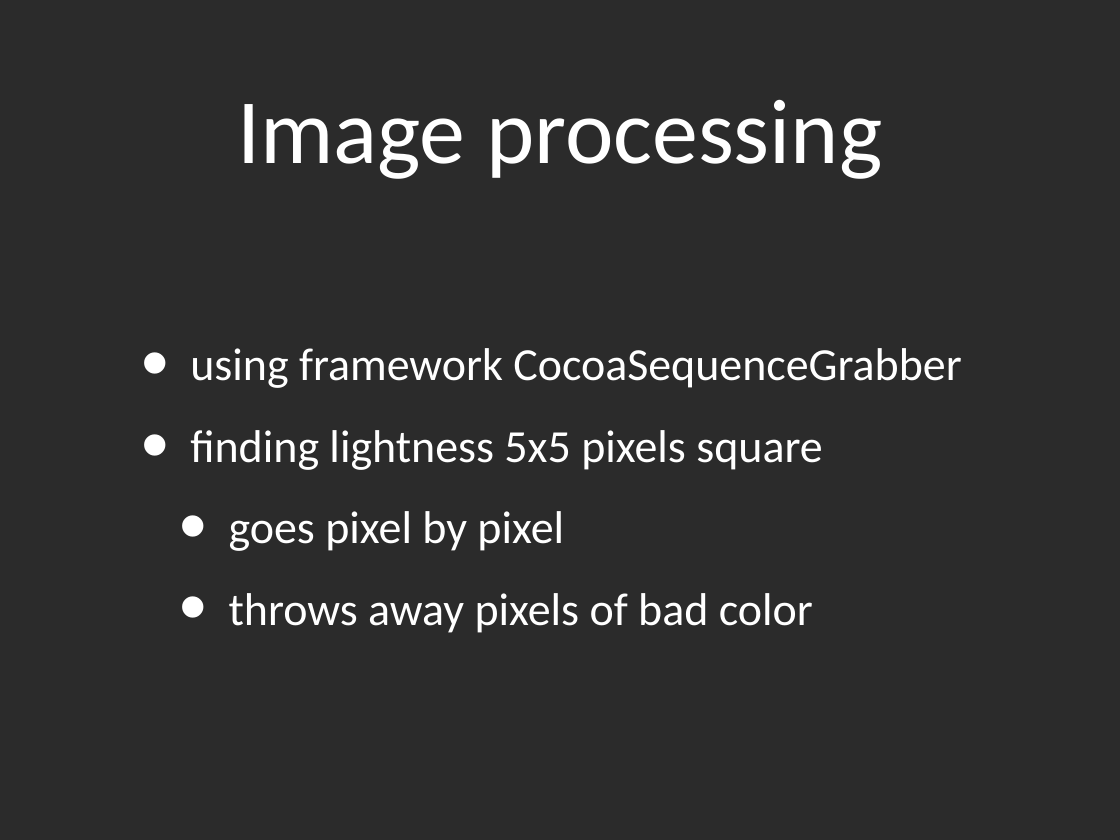
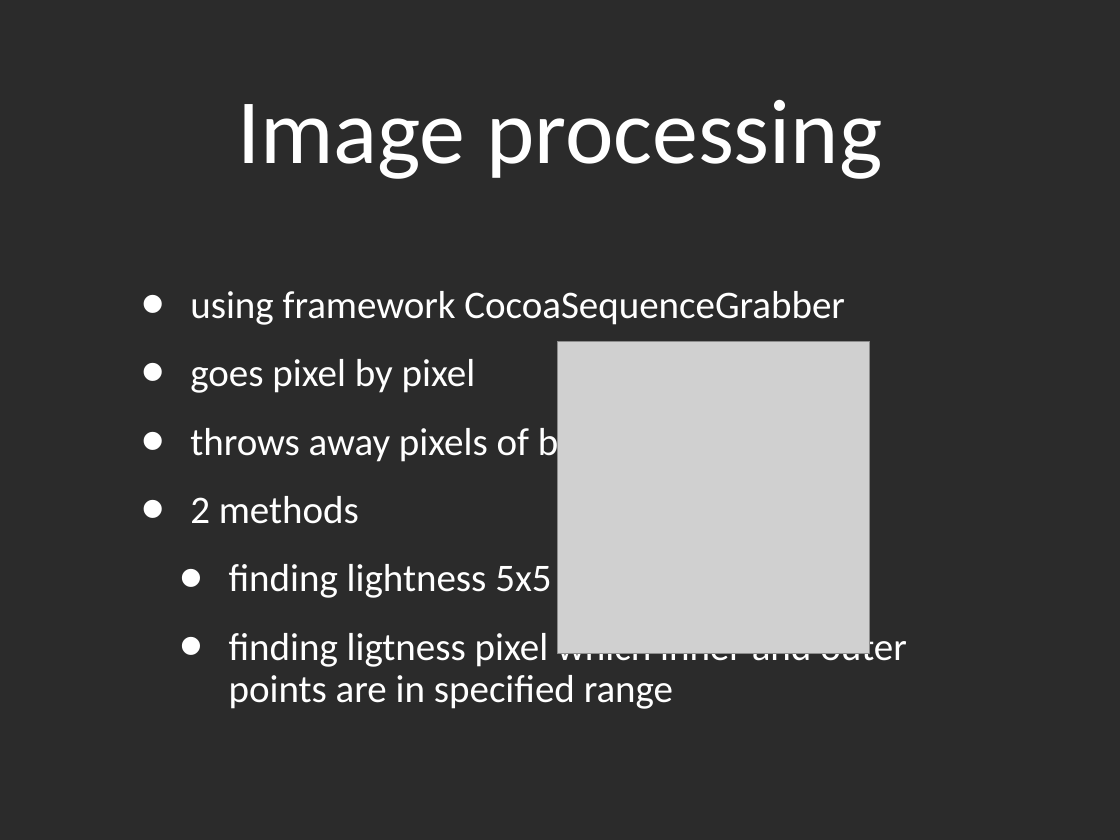
Before and after one commit to xtompok/zpracovaniobrazu, a slide deck: slide 3 of doc/Presentation.ppt. Drawn at 1120x840 pixels with LibreOffice and Linux fonts; fonts in the diff are those of the drawing; grey boxes stand for pictures; background and template pictures are left out; a plain dark background stands for a picture behind light text. Boxes give left, top, right and bottom in pixels: in the first picture for what was removed or moved away, otherwise in the second. Text is boxed around its words. In the diff, an @@ line names an element or a change of style, - is before the commit and + after.

```diff
--- a/doc/Presentation.ppt
+++ b/doc/Presentation.ppt
@@ text at (190,291,845,465): size 42 to 35.7 pt in "using framework CocoaSequenceGrabber", "goes pixel by pixel", "throws away pixels of bad color"; line spacing 1 to 0.9; list level 2 to 1 in "goes pixel by pixel"; list level 2 to 1 in "throws away pixels of bad ..." @@
@@ picture added at (558,341,870,653) @@
@@ text at (190,430,822,470): paragraph removed @@
-• finding lightness 5x5 pixels square
@@ text at (190,496,907,709): paragraphs added @@
+• 2 methods
+  • finding lightness 5x5 pixels square
+  • finding ligtness pixel which inner and outer points are in specified range
```
Also in this commit, not shown: 1 other slide changed, 4 slides added, 1 slide removed, 39 other files.
